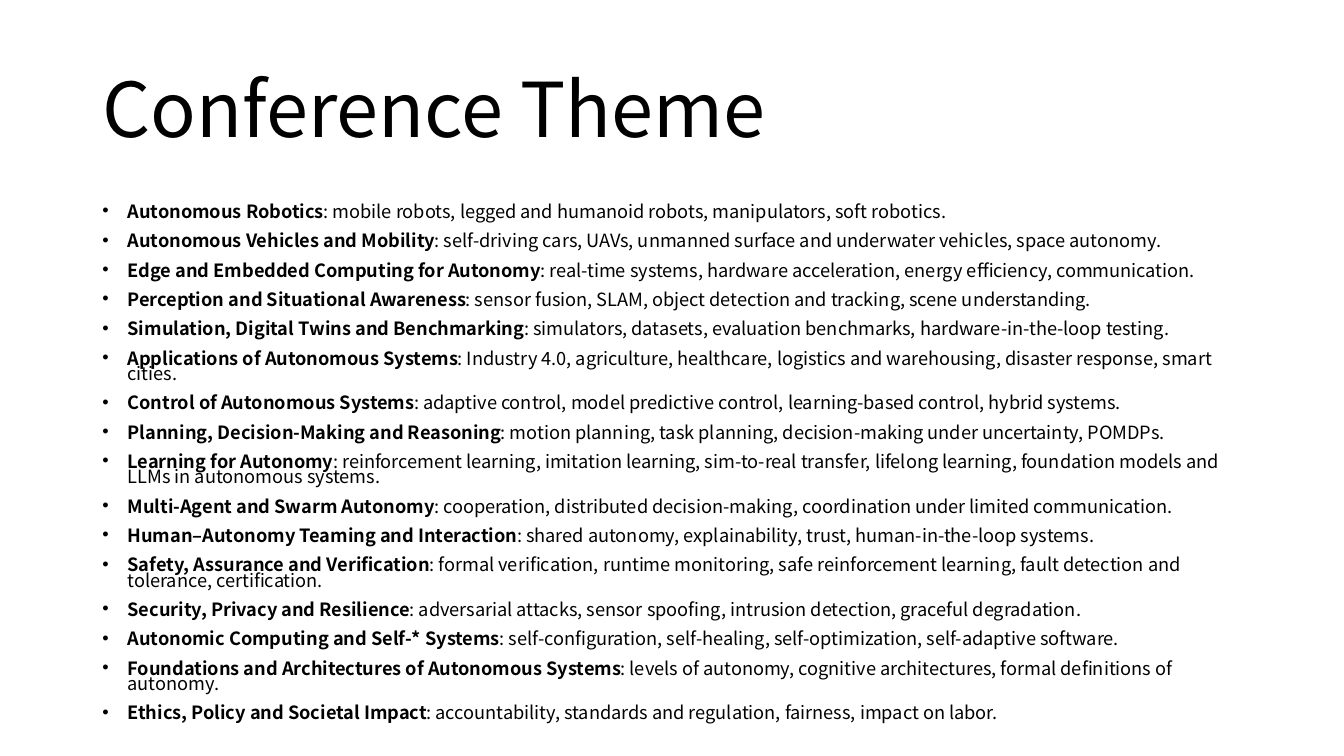
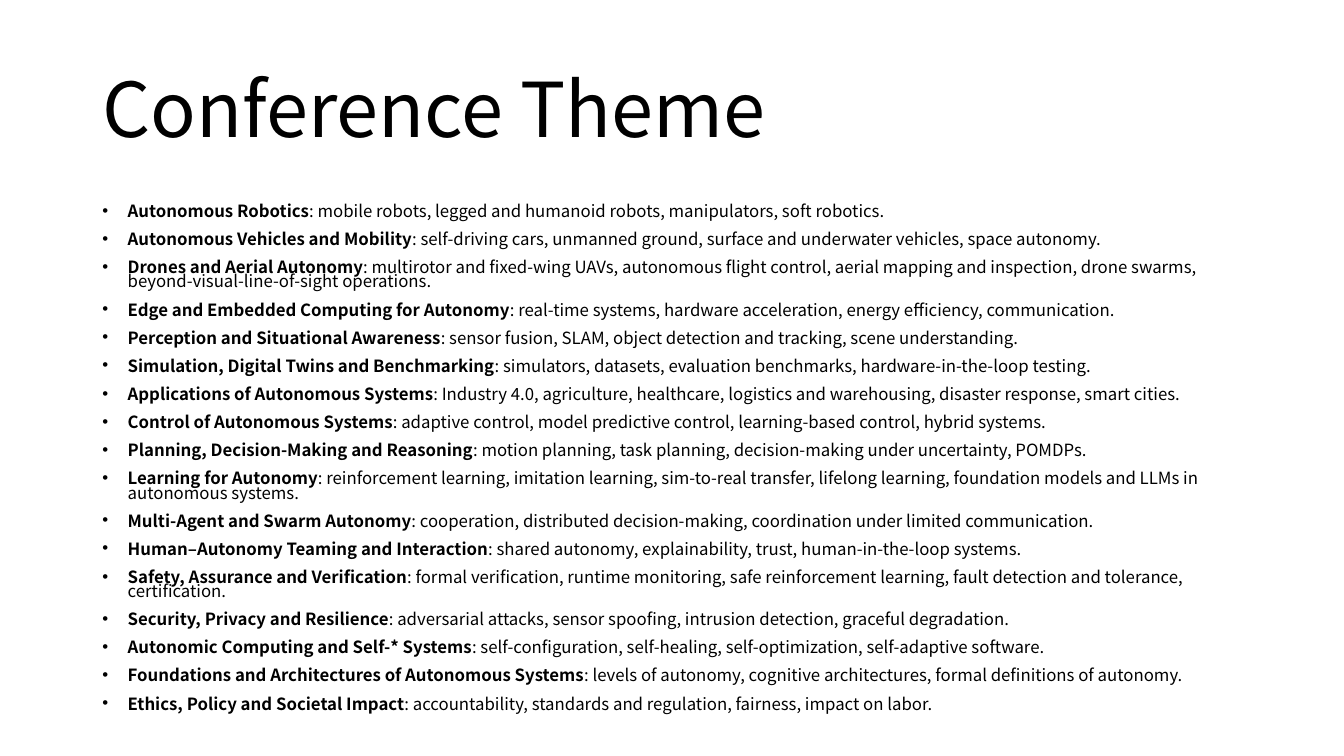
Before and after one commit to CodpyOfficial/ICAS-2027, a slide deck: slide 7 of web/static/files/ICAS-Call-for-Papers.pptx. Drawn at 1344x756 pixels with LibreOffice and Linux fonts; fonts in the diff are those of the drawing. Boxes give left, top, right and bottom in pixels: in the first picture for what was removed or moved away, otherwise in the second. Text is boxed around its words. In the diff, an @@ line names an element or a change of style, - is before the commit and + after.

```diff
--- a/web/static/files/ICAS-Call-for-Papers.pptx
+++ b/web/static/files/ICAS-Call-for-Papers.pptx
@@ text at [128,203,1198,715]: size 13 to 12 pt in "Autonomous Robotics: mobile robots, legged and humanoid ...", "Edge and Embedded Computing for Autonomy: real-time ...", "Perception and Situational Awareness: sensor fusion, SLAM, ...", "Simulation, Digital Twins and Benchmarking: simulators, data ..." and 11 more places @@
@@ text at [128,231,1196,291]: text changed; size 13 to 12 pt @@
-• Autonomous Vehicles and Mobility: self-driving cars, UAVs, unmanned surface and underwater vehicles, space autonomy.
+• Autonomous Vehicles and Mobility: self-driving cars, unmanned ground, surface and underwater vehicles, space autonomy.
+• Drones and Aerial Autonomy: multirotor and fixed-wing UAVs, autonomous flight control, aerial mapping and inspection, drone swarms, beyond-visual-line-of-sight operations.
```
Also in this commit, not shown: 1 other slide changed, 13 other files.
